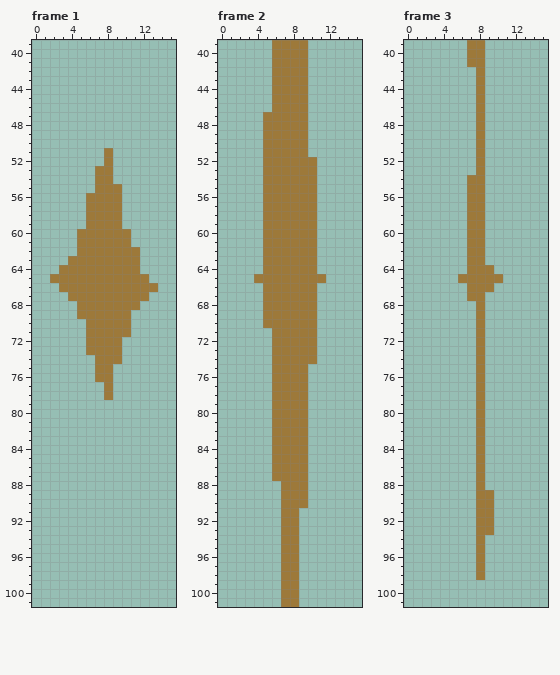
Pixel-art file -- Wizard Slash/Assets/Sprites/Effects/Hit/effect_hit02.aseprite. The picture above was drawn from the file before the commit.
16x128 pixels, 8 frames. Shown: frame 1: x 0..15, y 39..101; frame 2: x 0..15, y 39..101; frame 3: x 0..15, y 39..101. The commit also changed other frames, which this record leaves out.
Now the later version:
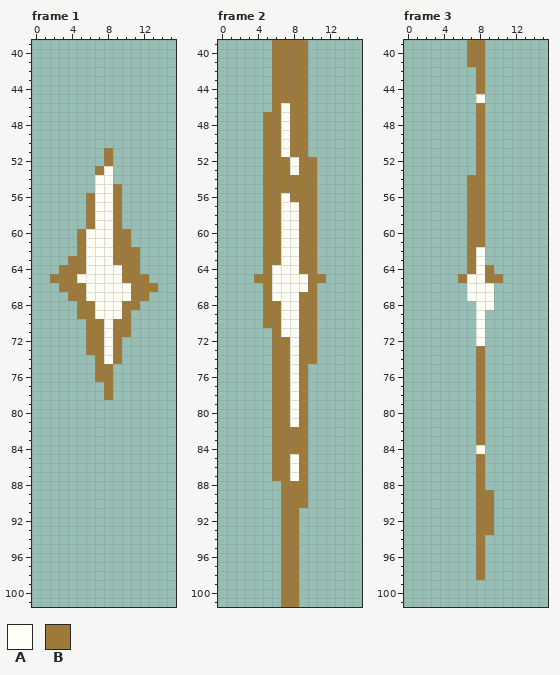
Palette (. is transparent): A #fffef5  B #9d793a
From old to new:
Frame 1:
y 53: x 8 B -> A
y 54..59: x 7..8 BB -> AA
y 60..63: x 6..8 BBB -> AAA
y 64: x 6..9 BBBB -> AAAA
y 65: x 5..9 BBBBB -> AAAAA
y 66..67: x 6..10 BBBBB -> AAAAA
y 68..69: x 7..9 BBB -> AAA
y 70..74: x 8 B -> A
Frame 2:
y 46..51: x 7 B -> A
y 52..53: x 8 B -> A
y 56: x 7 B -> A
y 57..63: x 7..8 BB -> AA
y 64: x 6..8 BBB -> AAA
y 65..66: x 6..9 BBBB -> AAAA
y 67: x 6..8 BBB -> AAA
y 68..71: x 7..8 BB -> AA
y 72..81: x 8 B -> A
y 85..87: x 8 B -> A
Frame 3:
y 45: x 8 B -> A
y 62..64: x 8 B -> A
y 65: x 7..8 BB -> AA
y 66: x 7..9 BBB -> AAA
y 67: x 7..9 BB. -> AAA
y 68: x 8..9 B. -> AA
y 69..72: x 8 B -> A
y 84: x 8 B -> A
Pixel boxes of the changes (left, top, right, bottom) in both pictures:
changed: (77, 166, 131, 364)
changed: (272, 103, 308, 481)
changed: (476, 94, 485, 103)
changed: (467, 247, 494, 346)
changed: (476, 445, 485, 454)
